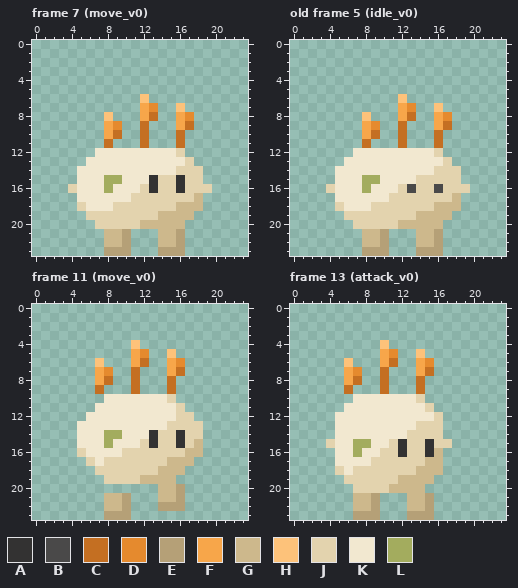
Two versions of one pixel-art file, TDS_Mod/ModSource/Yossele/Art/Temporary/aseprite/Yosselefriend-Sheet.aseprite. Above: the version before the commit.
24x24 pixels, 64 frames. Shown: frame 7 (move_v0), old frame 5 (idle_v0), frame 11 (move_v0), frame 13 (attack_v0). The commit also changed other frames, which this record leaves out.
Palette (. is transparent): A #333232  B #4a4949  C #c46f22  D #e58a2e  E #b5a077  F #f7a64a  G #cdb88c  H #fdc27a  J #e3d3ae  K #f2e8d0  L #a3ac5e
Pixels before, frame 7 (move_v0), first column x 4:
 6 ........H.......
 7 ........FD..H...
 8 ....H...FC..FD..
 9 ....FD..C...FC..
10 ....FC..C...C...
11 ....C...C...C...
12 ...KKKKKKKKKJ...
13 ..KKKKKKKKKKKJ..
14 .KKKKKKKKKKKJJJ.
15 .KKKLLKKKAJJAJJ.
16 JKKKLKKKJAJJAJJJ
17 .KKKKKKJJJJJJJG.
18 .JKKKJJJJJJJGGG.
19 ..JJJJJJJJGGGG..
20 ...JJJJJGGGGG...
21 ....GGE...GGE...
22 ....GGE...GGE...
23 ....EEE...EEE...
Pixels before, old frame 5 (idle_v0), first column x 4:
 6 ........H.......
 7 ........FD..H...
 8 ....H...FC..FD..
 9 ....FD..C...FC..
10 ....FC..C...C...
11 ....C...C...C...
12 ...KKKKKKKKKJ...
13 ..KKKKKKKKKKKJ..
14 .KKKKKKKKKKKJJJ.
15 .KKKLLKKKKJJJJJ.
16 JKKKLKKKJBJJBJJJ
17 .KKKKKKJJJJJJJG.
18 .JKKKJJJJJJJGGG.
19 ..JJJJJJJJGGGG..
20 ...JJJJJGGGGG...
21 ....GGE...GGE...
22 ....GGE...GGE...
23 ....EEE...EEE...
Pixels before, frame 11 (move_v0), first column x 5:
 4 ......H.......
 5 ......FD..H...
 6 ..H...FC..FD..
 7 ..FD..C...FC..
 8 ..FC..C...C...
 9 ..C...C...C...
10 ...KKKKKKKJ...
11 ..KKKKKKKKKJ..
12 .KKKKKKKKKKJJ.
13 KKKKKKKKKKJJJJ
14 KKKLLKKKAJJAJJ
15 KKKLKKKJAJJAJG
16 JKKKKJJJJJJJGG
17 .JKJJJJJJJGGG.
18 ..JJJJJJJGGG..
19 ...JJJJGGGG...
20 .........GGE..
21 ...GGE...GGE..
22 ...GGE...EEE..
23 ...EEE........
Pixels before, frame 13 (attack_v0), first column x 4:
 4 ......H.......
 5 ......FD..H...
 6 ..H...FC..FD..
 7 ..FD..C...FC..
 8 ..FC..C...C...
 9 ..C...C...C...
10 ...KKKKKKKJ...
11 ..KKKKKKKKKJ..
12 .KKKKKKKKKKKJ.
13 .KKKKKKKKKJJJ.
14 .KKKKKKKKJJJJ.
15 JKKLLKKJAJJAJJ
16 .KKLKKJJAJJAG.
17 .KKKKJJJJJJGG.
18 .JKJJJJJJJGGG.
19 ..JJJJJJGGGG..
20 ...JJJJGGGG...
21 ...GGE...GGE..
22 ...GGE...GGE..
23 ...EEE...EEE..
The result:
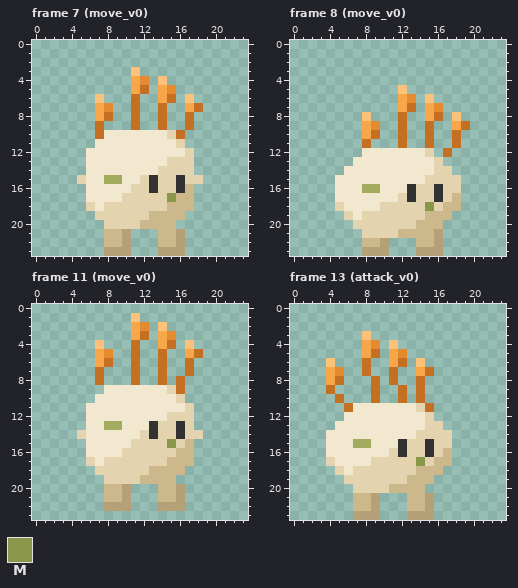
Colours new in this view: M #8a9649
A new or re-ordered frame is compared with the old frame closest to it.
What changed:
frames re-ordered
Frame 7 (move_v0):
y 3: x 11 . -> H
y 4: x 11..12 .. -> FD; x 14 . -> H
y 5: x 11..12 .. -> FC; x 14..15 .. -> FD
y 6: x 7 . -> H; x 11..12 .H -> C.; x 14..15 .. -> FC; x 17 . -> H
y 7: x 7..8 .. -> FD; x 11..14 .FD. -> C..C; x 16..18 H.. -> .FC
y 8: x 7..8 .H -> FC; x 11..14 .FC. -> C..C; x 16..17 FD -> .C
y 9: x 7..9 .FD -> C..; x 11..12 .C -> C.; x 14 . -> C; x 16 F -> .
y 10: x 7..15 .FC..C... -> CKKKKKKKJ
y 11: x 7..16 .C...C...C -> KKKKKKKKKJ
y 12: x 6 . -> K; x 16..17 J. -> KJ
y 13: x 15..16 KK -> JJ
y 14: x 5 K -> .; x 14..15 KK -> JJ; x 18 J -> .
y 15: x 5 K -> J; x 12 K -> J
y 16: x 4..5 JK -> ..; x 8 L -> K; x 11 K -> J; x 17..19 JJJ -> G..
y 17: x 5 K -> .; x 10 K -> J; x 15..18 JJJG -> MGG.
y 18: x 5..6 JK -> .J; x 8 K -> J; x 15 J -> G; x 18 G -> .
y 19: x 6 J -> .; x 13 J -> G; x 17 G -> .
y 20: x 7 J -> .; x 16 G -> .
Frame 8 (move_v0) against old frame 5 (idle_v0):
y 5: x 12 . -> H
y 6: x 12..13 H. -> FD; x 15 . -> H
y 7: x 13 D -> C; x 15..16 .H -> FD
y 8: x 12..13 FC -> C.; x 15..18 .FD. -> FC.H
y 9: x 15..19 .FC.. -> C..FC
y 10..11: x 15..16 .C -> C.; x 18 . -> C
y 12: x 7 K -> .; x 15..17 KJ. -> J.C
y 13: x 6 K -> .; x 16..17 KJ -> J.
y 14: x 5 K -> .; x 18 J -> .
y 15: x 8..9 LL -> KK; x 14 J -> K
y 16: x 4 J -> .; x 9 K -> L; x 12..13 JB -> KA; x 16 B -> A; x 19 J -> .
y 17: x 11 J -> K; x 13 J -> A; x 16 J -> A
y 18: x 9 J -> K; x 15..16 JG -> MJ
y 19: x 7 J -> K; x 14 G -> J
y 20: x 12..13 GG -> JJ
y 21: x 8..13 GGE... -> JJJJGG
Frame 11 (move_v0):
y 1: x 11 . -> H
y 2: x 11..12 .. -> FD; x 14 . -> H
y 3: x 11..12 .. -> FC; x 14..15 .. -> FD
y 4: x 7 . -> H; x 11 H -> C; x 14..15 .. -> FC; x 17 . -> H
y 5: x 7..8 .. -> FD; x 11..12 FD -> C.; x 14..15 .H -> C.; x 17..18 .. -> FC
y 6: x 7..8 H. -> FC; x 11..12 FC -> C.; x 14..17 .FD. -> C..C
y 7: x 7..8 FD -> C.; x 14..17 .FC. -> C..C
y 8: x 7..8 FC -> C.; x 14..16 .C. -> C.C
y 9: x 7..16 C...C...C. -> .KKKKKKKJC
y 10: x 7 . -> K; x 15..16 J. -> KJ
y 11: x 6 . -> K; x 16..17 J. -> KJ
y 12: x 15 K -> J
y 13: x 5 K -> .; x 8..9 KK -> LL; x 13..14 KK -> AJ; x 16 J -> A; x 18 J -> .
y 14: x 5 K -> J; x 8..9 LL -> KK; x 12 K -> J
y 15: x 5 K -> .; x 8 L -> K; x 11 K -> J; x 13 A -> J; x 15..18 JAJG -> MJG.
y 16: x 5 J -> .; x 16 J -> G; x 18 G -> .
y 18: x 13 J -> G
y 20: x 8..10 ... -> GGE
y 22: x 8..9 GG -> EE
y 23: x 8..10 EEE -> ...
Frame 13 (attack_v0):
y 3: x 8 . -> H
y 4: x 8..11 ..H. -> FD.H
y 5: x 8..12 ..FD. -> FC.FD; x 14 H -> .
y 6: x 4 . -> H; x 6 H -> .; x 8 . -> C; x 10..12 FC. -> .FC; x 14..15 FD -> H.
y 7: x 4..8 ..FD. -> FD..C; x 10..11 C. -> .C
y 8: x 4..7 ..FC -> FC..; x 9..11 .C. -> C.C
y 9: x 4 . -> C; x 6 C -> .; x 9..10 .C -> C.; x 12 . -> C
y 10: x 5 . -> C; x 7..14 KKKKKKKJ -> ..C..C.C
y 11: x 6 K -> C; x 14..15 KJ -> JC
y 12: x 5 K -> .; x 15..16 KJ -> J.
y 13: x 14 J -> K
y 14: x 4 . -> K; x 13 J -> K; x 17 . -> J
y 15: x 4 J -> K; x 11 J -> K
y 16: x 4 . -> K; x 7 L -> K; x 10 J -> K; x 16..17 G. -> JG
y 17: x 4 . -> J; x 14..15 JG -> MJ; x 17 . -> G
y 19: x 12 G -> J
Where, in picture pixels (left, top, right, bottom), the same in both pictures:
changed: (68, 67, 212, 229)
changed: (326, 85, 470, 238)
changed: (77, 313, 203, 520)
changed: (326, 331, 452, 484)
